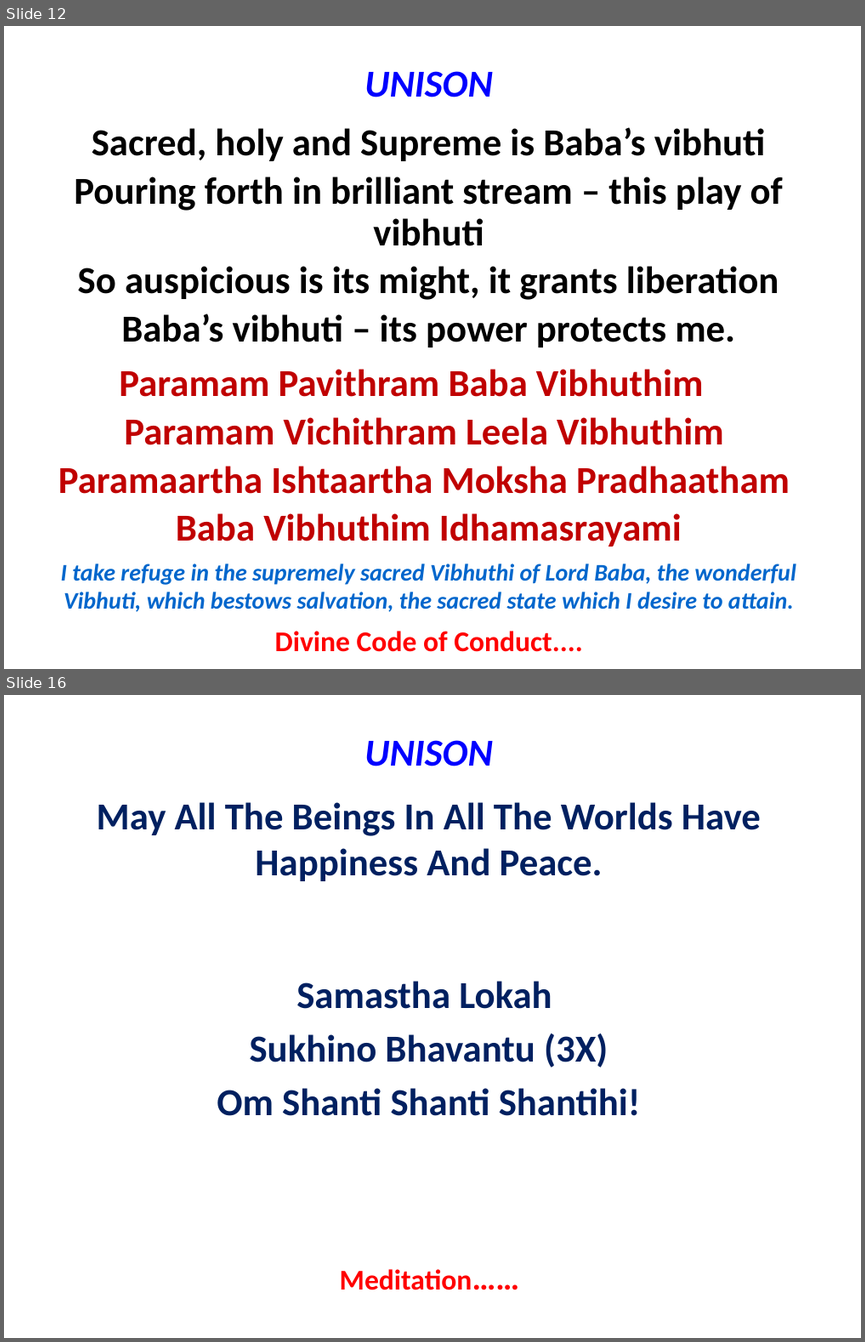
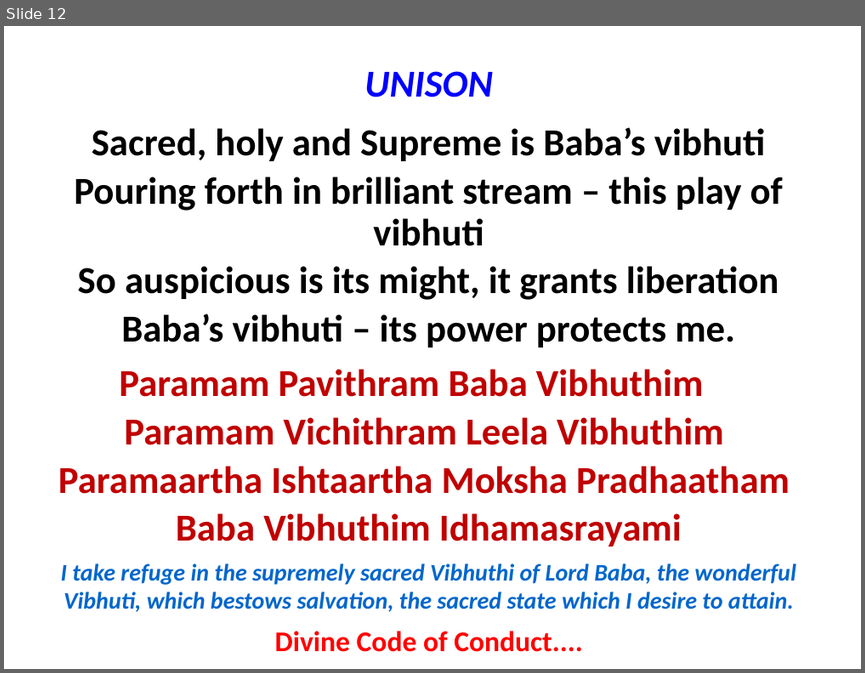
Before and after one commit to rkanadam/saibhajanmaker, a slide deck: WebContent/WEB-INF/suffix.pptx. Shown one above the other, each under a label of ours: slides 12 and 16 before the commit, slide 12 after it; the slides between them are not shown. The pictures are 865x1342 and 865x673 pixels, drawn with LibreOffice and Linux fonts; fonts in the diff are those of the drawing. Boxes give left, top, right and bottom in pixels: in the first picture for what was removed or moved away, otherwise in the second. Text is boxed around its words. In the diff, an @@ line names an element or a change of style, - is before the commit and + after.

```diff
--- a/WebContent/WEB-INF/suffix.pptx
+++ b/WebContent/WEB-INF/suffix.pptx
@@ slide 16 removed at [4, 695, 861, 1338], background #FFFFFF @@
@@ text removed at [364, 740, 493, 766] @@
-UNISON
@@ text removed at [97, 802, 760, 881] @@
-May All The Beings In All The Worlds Have Happiness And Peace.
@@ text removed at [216, 981, 641, 1116] @@
-Samastha Lokah
-Sukhino Bhavantu (3X)
-Om Shanti Shanti Shantihi!
@@ text removed at [340, 1269, 472, 1290] @@
-Meditation……
```
Also in this commit, not shown: 5 other slides removed, 7 other files.
